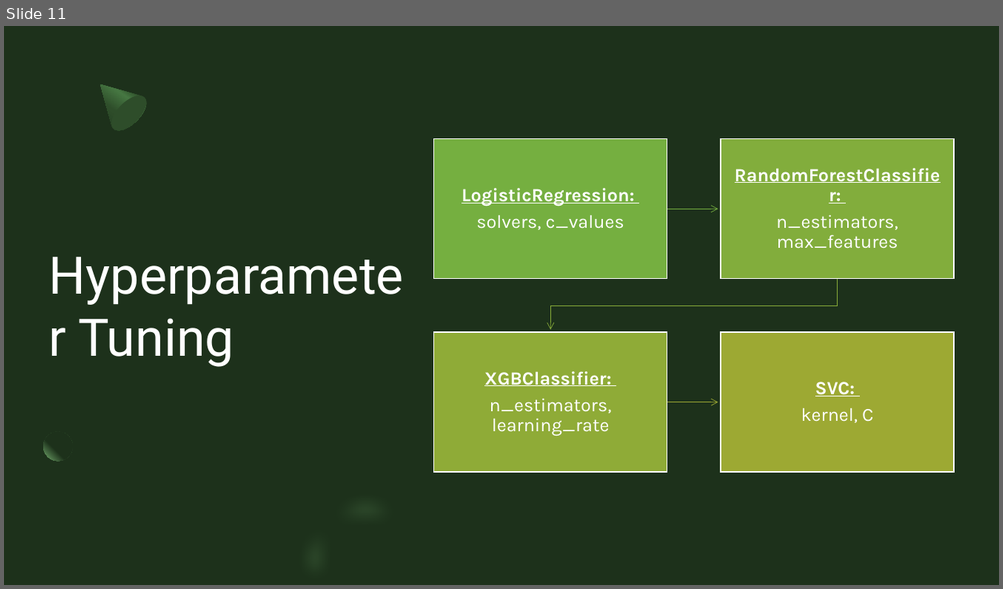
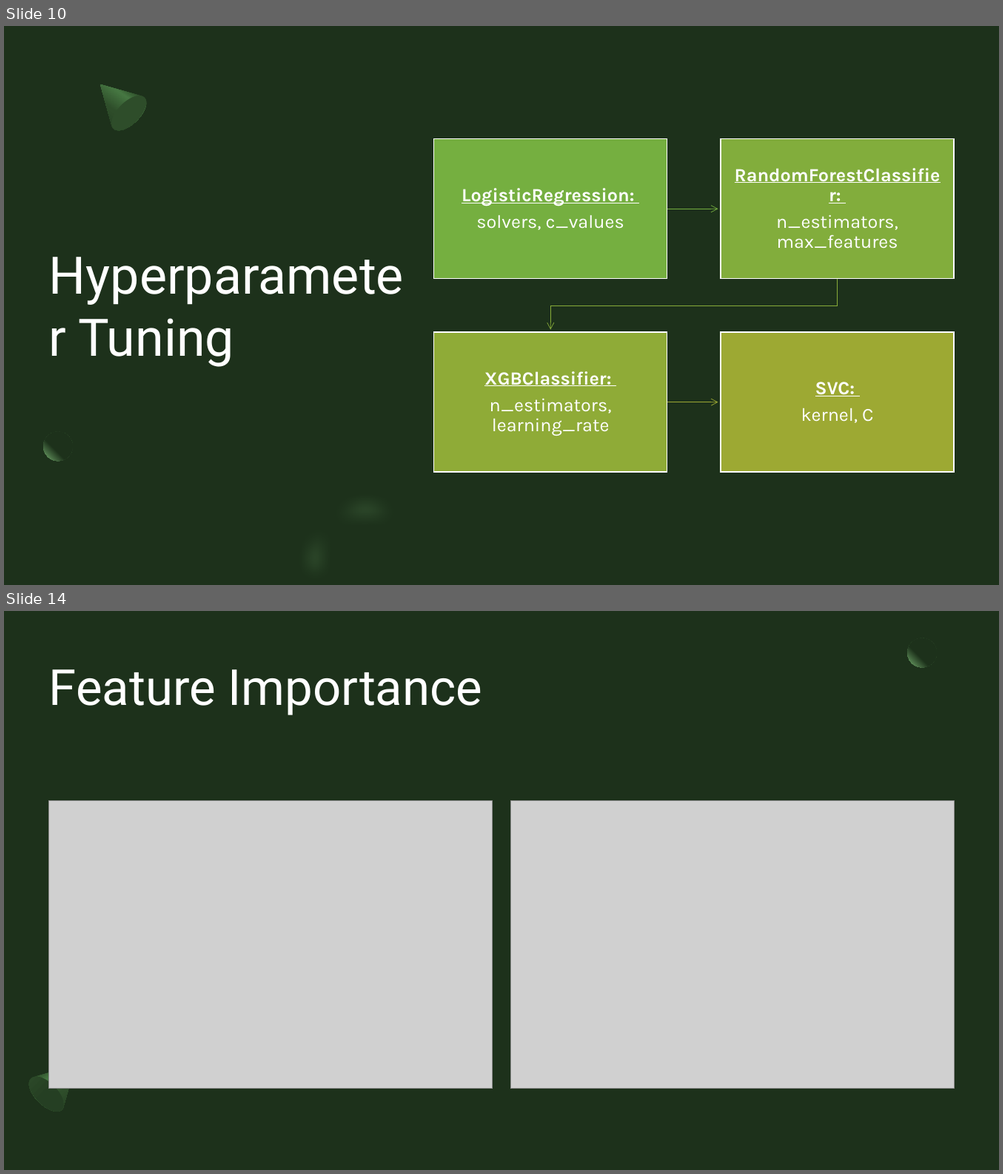
Before and after one commit to CroissantAhhh/NintendoTweets, a slide deck: Documents/Capstone3/NintendoTweetsSlideDeck.pptx. Shown one above the other, each under a label of ours: slide 11 before the commit, slides 10 and 14 after it; the slides between them are not shown. The pictures are 1003x589 and 1003x1174 pixels, drawn with LibreOffice and Linux fonts; fonts in the diff are those of the drawing; grey boxes stand for pictures. Boxes give left, top, right and bottom in pixels: in the first picture for what was removed or moved away, otherwise in the second. Text is boxed around its words. In the diff, an @@ line names an element or a change of style, - is before the commit and + after.

```diff
--- a/Documents/Capstone3/NintendoTweetsSlideDeck.pptx
+++ b/Documents/Capstone3/NintendoTweetsSlideDeck.pptx
@@ slide 14 added at box(4, 611, 999, 1170), background #1D311B @@
@@ ellipse added at box(908, 638, 936, 667), fill gradient #1D311B to #79B273 @@
@@ title added at box(49, 669, 483, 715), 48 pt, text #FFFFFF @@
+Feature Importance
@@ picture added at box(48, 801, 492, 1089) @@
@@ picture added at box(511, 801, 954, 1089) @@
@@ freeform shape added at box(22, 1051, 91, 1118), fill gradient #2E4D2A to #467742 to #1D311B @@
@@ ellipse added at box(23, 1071, 70, 1119), fill gradient #253F23 to #2E4D2A @@
@@ what was slide 11 is now slide 10 @@
```
Also in this commit, not shown: 1 slide changed, 4 other slides added, 3 slides removed, 1 other file.
